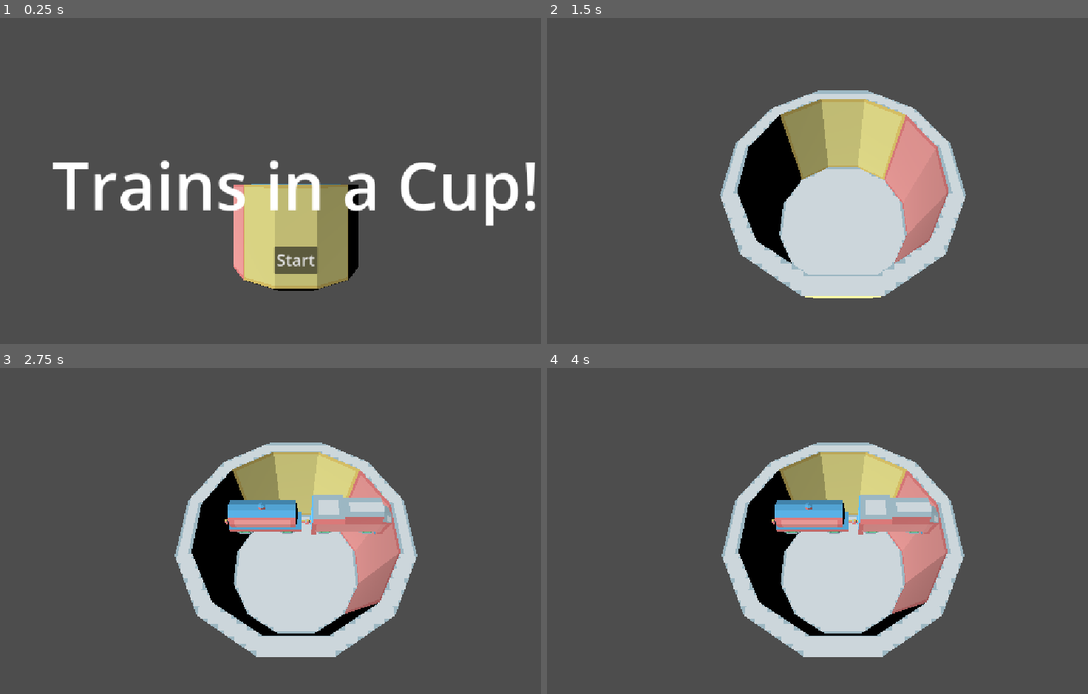
Above: before the commit, frames 1-4 (two rows, left to right).
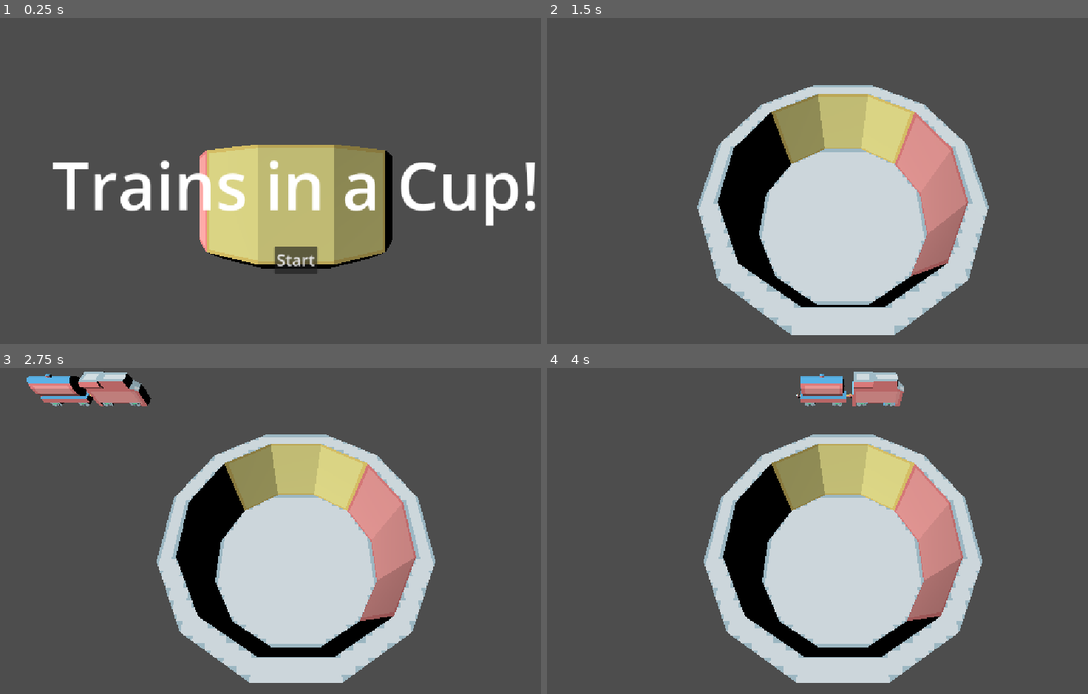
Above: after the commit, the same moments.

Repository: AlexGarbus/trains-in-a-cup
Game: Godot game, scene res://main/main.tscn
Same seed, same stepped clock (60 frames per second), same inputs: the game is played once before the commit and once after it.
Inputs (mouse positions are in pixels of both pictures, inside the frame that each line leads up to):
- Up to frame 1 (0.25 s): no input
- Up to frame 2 (1.5 s): click "Start" at 0.5 s; move the mouse to (974, 167) at 1.27 s; click (974, 167) at 1.42 s
- Up to frame 3 (2.75 s): drag from (178, 550) to (265, 599) at 2.02 s
- Up to frame 4 (4 s): move the mouse to (904, 462) at 2.77 s; click (904, 462) at 2.92 s; drag from (812, 599) to (666, 485) at 3.52 s

The runs differ from the first frame. In frame 1, 9.8% of the frame differs, in the area x 36-73%, y 38-84%; in frame 2, 18%; in frame 3, 21%, in the area x 4-81%, y 1-97%; in frame 4, 21%.

Commit message:
Game loop

Diff:
--- /dev/null
+++ b/main/boundary.gd
@@ -0,0 +1,10 @@
+extends Area3D
+
+
+signal train_entered
+
+
+func _on_body_entered(body: Node3D) -> void:
+	if body.is_in_group("trains"):
+		train_entered.emit()
+		body.queue_free()
--- a/main/camera.gd
+++ b/main/camera.gd
@@ -24,5 +24,9 @@
 	interpolate_tween(title_marker.transform, play_marker.transform)
 
 
-func _on_main_title_state_started() -> void:
+func _on_main_title_state_entered() -> void:
 	interpolate_tween(play_marker.transform, title_marker.transform)
+
+
+func _on_main_end_state_entered() -> void:
+	interpolate_tween(play_marker.transform, title_marker.transform)
--- a/main/canvas.gd
+++ b/main/canvas.gd
@@ -2,7 +2,13 @@
 
 
 @onready var title := $Title
+@onready var end := $End
 
 
 func _on_main_play_state_entered() -> void:
-	title.visible = false
+	title.hide()
+	end.hide()
+
+
+func _on_main_end_state_entered() -> void:
+	end.show()
--- a/main/main.gd
+++ b/main/main.gd
@@ -21,6 +21,23 @@
 			end_state_entered.emit()
 
 
+func _delete_all_trains() -> void:
+	var trains := get_tree().get_nodes_in_group("trains")
+	for train in trains:
+		train.queue_free()
+
+
 func _on_title_start_pressed() -> void:
 	if game_state == GameState.TITLE:
 		game_state = GameState.PLAY
+
+
+func _on_end_start_pressed() -> void:
+	if game_state == GameState.END:
+		game_state = GameState.PLAY
+		_delete_all_trains()
+
+
+func _on_boundary_train_entered() -> void:
+	if game_state == GameState.PLAY:
+		game_state = GameState.END
--- a/main/main.tscn
+++ b/main/main.tscn
@@ -1,16 +1,20 @@
-[gd_scene load_steps=12 format=3 uid="uid://cg0gvfli3gkcy"]
+[gd_scene load_steps=15 format=3 uid="uid://cg0gvfli3gkcy"]
 
 [ext_resource type="Script" uid="uid://bgc5wv3f2lkxf" path="res://main/main.gd" id="1_0xm2m"]
 [ext_resource type="PackedScene" uid="uid://c083x5lgy3q8n" path="res://user_interface/title/title.tscn" id="1_ig7tw"]
 [ext_resource type="Script" uid="uid://cmtatktv0o7t4" path="res://main/camera.gd" id="2_xwkvk"]
 [ext_resource type="Script" uid="uid://cc46m1klcw5ea" path="res://main/canvas.gd" id="3_c651c"]
+[ext_resource type="PackedScene" uid="uid://cm5yfxb40ary5" path="res://user_interface/end/end.tscn" id="4_na0o7"]
 [ext_resource type="Script" uid="uid://icdp0caamr63" path="res://main/spawner.gd" id="5_0i4oc"]
-[ext_resource type="PackedScene" uid="uid://l1cp0s48u0o0" path="res://objects/cup/cup.glb" id="5_bsumw"]
 [ext_resource type="PackedScene" uid="uid://bnky8om8f4lf5" path="res://objects/train/steam/steam.tscn" id="6_bsumw"]
+[ext_resource type="Script" uid="uid://d2nv8aq6ifvhe" path="res://main/boundary.gd" id="6_fwcvl"]
+[ext_resource type="PackedScene" uid="uid://btdg7pt5ben5u" path="res://objects/cup/cup.tscn" id="6_na0o7"]
 [ext_resource type="PackedScene" uid="uid://clgvnnx2n0m6t" path="res://objects/train/diesel/diesel.tscn" id="7_fwcvl"]
 [ext_resource type="PackedScene" uid="uid://dj8jdq5wy150e" path="res://objects/train/box/box.tscn" id="8_na0o7"]
 [ext_resource type="PackedScene" uid="uid://w4v48vn0djtx" path="res://objects/train/tank/tank.tscn" id="9_73k8k"]
 [ext_resource type="PackedScene" uid="uid://blsmhbej5v6so" path="res://objects/train/caboose/caboose.tscn" id="10_5xyti"]
+
+[sub_resource type="WorldBoundaryShape3D" id="WorldBoundaryShape3D_bsumw"]
 
 [node name="Main" type="Node"]
 script = ExtResource("1_0xm2m")
@@ -20,23 +24,36 @@
 
 [node name="Title" parent="CanvasLayer" instance=ExtResource("1_ig7tw")]
 
+[node name="End" parent="CanvasLayer" instance=ExtResource("4_na0o7")]
+visible = false
+
 [node name="Camera3D" type="Camera3D" parent="."]
-transform = Transform3D(1, 0, 0, 0, 0.406737, 0.913545, 0, -0.913545, 0.406737, 0, 0, 0)
+transform = Transform3D(1, 0, 0, 0, 1, 0, 0, 0, 1, 0, 0, 0)
 script = ExtResource("2_xwkvk")
 
 [node name="CameraMarker1" type="Marker3D" parent="."]
 unique_name_in_owner = true
-transform = Transform3D(1, 0, 0, 0, 1, 0, 0, 0, 1, 0, 0, 90)
+transform = Transform3D(1, 0, 0, 0, 1, 0, 0, 0, 1, 0, -18, 90)
 
 [node name="CameraMarker2" type="Marker3D" parent="."]
 unique_name_in_owner = true
-transform = Transform3D(1, 0, 0, 0, 0.406737, 0.913546, 0, -0.913546, 0.406737, 0, 41, 20)
+transform = Transform3D(1, 0, 0, 0, 0.406737, 0.913546, 0, -0.913546, 0.406737, 0, 46, 26)
 
 [node name="DirectionalLight3D" type="DirectionalLight3D" parent="."]
 transform = Transform3D(-0.707107, -0.5, -0.5, -6.18172e-08, -0.707107, 0.707107, -0.707107, 0.5, 0.5, 0, 0, 0)
 
-[node name="Cup" parent="." instance=ExtResource("5_bsumw")]
-transform = Transform3D(1, 0, 0, 0, 1, 0, 0, 0, 1, 0, -34, 0)
+[node name="Cup" parent="." instance=ExtResource("6_na0o7")]
+transform = Transform3D(1, 0, 0, 0, 1, 0, 0, 0, 1, 0, -26, 0)
+
+[node name="Boundary" type="Area3D" parent="."]
+transform = Transform3D(1, 0, 0, 0, 1, 0, 0, 0, 1, 0, -64, 0)
+monitorable = false
+script = ExtResource("6_fwcvl")
+
+[node name="CollisionShape3D" type="CollisionShape3D" parent="Boundary"]
+transform = Transform3D(1, 0, 0, 0, 1, 0, 0, 0, 1, 0, -8, 0)
+shape = SubResource("WorldBoundaryShape3D_bsumw")
+debug_color = Color(1, 0, 0, 0.419608)
 
 [node name="Spawner" type="Node" parent="."]
 script = ExtResource("5_0i4oc")
@@ -45,16 +62,25 @@
 rear_trains = Array[PackedScene]([ExtResource("10_5xyti")])
 
 [node name="LeftSpawn" type="Marker3D" parent="Spawner"]
-transform = Transform3D(-4.37114e-08, 0, 1, 0, 1, 0, -1, 0, -4.37114e-08, -50, 0, 0)
+transform = Transform3D(-4.37114e-08, 0, 1, 0, 1, 0, -1, 0, -4.37114e-08, -150, 0, -40)
 
 [node name="RightSpawn" type="Marker3D" parent="Spawner"]
-transform = Transform3D(-4.37114e-08, 0, -1, 0, 1, 0, 1, 0, -4.37114e-08, 50, 0, 0)
+transform = Transform3D(-4.37114e-08, 0, -1, 0, 1, 0, 1, 0, -4.37114e-08, 150, 0, -40)
 
 [node name="SpawnTimer" type="Timer" parent="Spawner"]
 one_shot = true
 
+[connection signal="end_state_entered" from="." to="CanvasLayer" method="_on_main_end_state_entered"]
+[connection signal="end_state_entered" from="." to="Camera3D" method="_on_main_end_state_entered"]
+[connection signal="end_state_entered" from="." to="Cup" method="_on_main_end_state_entered"]
+[connection signal="end_state_entered" from="." to="Spawner" method="_on_main_end_state_entered"]
 [connection signal="play_state_entered" from="." to="CanvasLayer" method="_on_main_play_state_entered"]
 [connection signal="play_state_entered" from="." to="Camera3D" method="_on_main_play_state_entered"]
+[connection signal="play_state_entered" from="." to="Cup" method="_on_main_play_state_entered"]
 [connection signal="play_state_entered" from="." to="Spawner" method="_on_main_play_state_entered"]
+[connection signal="title_state_entered" from="." to="Camera3D" method="_on_main_title_state_entered"]
 [connection signal="start_pressed" from="CanvasLayer/Title" to="." method="_on_title_start_pressed"]
+[connection signal="start_pressed" from="CanvasLayer/End" to="." method="_on_end_start_pressed"]
+[connection signal="body_entered" from="Boundary" to="Boundary" method="_on_body_entered"]
+[connection signal="train_entered" from="Boundary" to="." method="_on_boundary_train_entered"]
 [connection signal="timeout" from="Spawner/SpawnTimer" to="Spawner" method="_on_spawn_timer_timeout"]
--- a/main/spawner.gd
+++ b/main/spawner.gd
@@ -24,7 +24,7 @@
 		transform = transform.translated_local(Vector3.FORWARD * spacing)
 		var scene: PackedScene = middle_trains.pick_random()
 		if i == length - 1:
-			if randi_range(0, 1) == 0:
+			if i > 1 and randi_range(0, 1) == 0:
 				break
 			else:
 				scene = rear_trains.pick_random()
@@ -59,3 +59,10 @@
 
 func _on_main_play_state_entered() -> void:
 	timer.start()
+
+
+func _on_main_end_state_entered() -> void:
+	for train in waiting_trains:
+		train.set_freeze(false)
+	waiting_trains.clear()
+	timer.stop()
--- /dev/null
+++ b/objects/cup/cup.gd
@@ -0,0 +1,27 @@
+extends Node3D
+
+
+@export var flip_duration := 1.0
+@export var flip_start_delay := 1.0
+@export var flip_middle_delay := 2.0
+
+var _flip_tween: Tween
+
+
+func play_flip() -> void:
+	var tween := create_tween()
+	tween.tween_interval(flip_start_delay)
+	tween.tween_property(self, "rotation_degrees", Vector3(0, 0, 180), flip_duration)
+	tween.tween_interval(flip_middle_delay)
+	tween.tween_property(self, "rotation_degrees", Vector3.ZERO, flip_duration)
+	_flip_tween = tween
+
+
+func _on_main_end_state_entered() -> void:
+	play_flip()
+
+
+func _on_main_play_state_entered() -> void:
+	if _flip_tween:
+		_flip_tween.kill()
+		rotation_degrees = Vector3.ZERO
--- /dev/null
+++ b/objects/cup/cup.tscn
@@ -0,0 +1,10 @@
+[gd_scene load_steps=3 format=3 uid="uid://btdg7pt5ben5u"]
+
+[ext_resource type="Script" uid="uid://g7hibld5y3tu" path="res://objects/cup/cup.gd" id="1_wuqwn"]
+[ext_resource type="PackedScene" uid="uid://l1cp0s48u0o0" path="res://objects/cup/cup.glb" id="1_wy4hm"]
+
+[node name="Cup" type="Node3D"]
+script = ExtResource("1_wuqwn")
+
+[node name="blockbench_export" parent="." instance=ExtResource("1_wy4hm")]
+transform = Transform3D(1.5, 0, 0, 0, 1.5, 0, 0, 0, 1.5, 0, -15, 0)
--- a/objects/train/base.tscn
+++ b/objects/train/base.tscn
@@ -2,10 +2,14 @@
 
 [ext_resource type="Script" uid="uid://bp6sw5n34exvl" path="res://objects/train/train.gd" id="1_eox5q"]
 
-[node name="Base" type="RigidBody3D"]
+[node name="Base" type="RigidBody3D" groups=["trains"]]
+mass = 100.0
+gravity_scale = 5.0
+center_of_mass_mode = 1
 freeze = true
 script = ExtResource("1_eox5q")
-drive_distance = 60.0
+drive_distance = 160.0
+drive_duration = 2.0
 
 [node name="CollisionShape3D" type="CollisionShape3D" parent="."]
 
@@ -16,8 +20,12 @@
 linear_limit_x/softness = 1.0
 linear_limit_y/softness = 1.0
 linear_limit_z/softness = 1.0
-angular_limit_x/enabled = false
-angular_limit_y/enabled = false
+angular_limit_x/upper_angle = 1.5708
+angular_limit_x/lower_angle = -1.5708
+angular_limit_x/softness = 16.0
+angular_limit_y/upper_angle = 1.5708
+angular_limit_y/lower_angle = -1.5708
+angular_limit_y/softness = 16.0
 angular_limit_z/softness = 16.0
 
 [connection signal="input_event" from="." to="." method="_on_input_event"]
--- a/objects/train/box/box.tscn
+++ b/objects/train/box/box.tscn
@@ -7,7 +7,6 @@
 size = Vector3(4, 6, 14)
 
 [node name="Box" instance=ExtResource("1_v6oof")]
-type = 3
 
 [node name="CollisionShape3D" parent="." index="0"]
 transform = Transform3D(1, 0, 0, 0, 1, 0, 0, 0, 1, 0, 5, 0)
--- a/objects/train/train.gd
+++ b/objects/train/train.gd
@@ -3,7 +3,7 @@
 
 signal dropped
 
-enum State {DRIVE, WAIT, DRAG, FALL, DESTROY}
+enum State {DRIVE, WAIT, DRAG, FALL}
 
 @export var drive_distance := 10.0
 @export var drive_duration := 1.0
@@ -27,6 +27,13 @@
 			_enter_fall_state()
 		elif event is InputEventMouseMotion:
 			_move_to_mouse(event)
+
+
+func set_freeze(value: bool) -> void:
+	if value:
+		_enter_wait_state()
+	else:
+		_enter_fall_state()
 
 
 func attach_train(other: RigidBody3D) -> void:
--- /dev/null
+++ b/user_interface/end/end.gd
@@ -0,0 +1,8 @@
+extends Control
+
+
+signal start_pressed
+
+
+func _on_start_button_pressed() -> void:
+	start_pressed.emit()
--- /dev/null
+++ b/user_interface/end/end.tscn
@@ -0,0 +1,45 @@
+[gd_scene load_steps=2 format=3 uid="uid://cm5yfxb40ary5"]
+
+[ext_resource type="Script" uid="uid://dqd7bkflsu82a" path="res://user_interface/end/end.gd" id="1_of3xt"]
+
+[node name="End" type="Control"]
+layout_mode = 3
+anchors_preset = 15
+anchor_right = 1.0
+anchor_bottom = 1.0
+grow_horizontal = 2
+grow_vertical = 2
+script = ExtResource("1_of3xt")
+
+[node name="Label" type="Label" parent="."]
+layout_mode = 1
+anchors_preset = 14
+anchor_top = 0.5
+anchor_right = 1.0
+anchor_bottom = 0.5
+offset_top = -87.5
+offset_bottom = 87.5
+grow_horizontal = 2
+grow_vertical = 2
+theme_override_font_sizes/font_size = 128
+text = "Game over!"
+horizontal_alignment = 1
+vertical_alignment = 1
+
+[node name="StartButton" type="Button" parent="."]
+layout_mode = 1
+anchors_preset = 7
+anchor_left = 0.5
+anchor_top = 1.0
+anchor_right = 0.5
+anchor_bottom = 1.0
+offset_left = -41.5
+offset_top = -202.0
+offset_right = 41.5
+offset_bottom = -149.0
+grow_horizontal = 2
+grow_vertical = 0
+theme_override_font_sizes/font_size = 32
+text = "Try again?"
+
+[connection signal="pressed" from="StartButton" to="." method="_on_start_button_pressed"]
Not shown, added: main/boundary.gd.uid
Not shown, added: objects/cup/cup.gd.uid
Binary file changed: objects/cup/cup.glb
Not shown, added: user_interface/end/end.gd.uid
